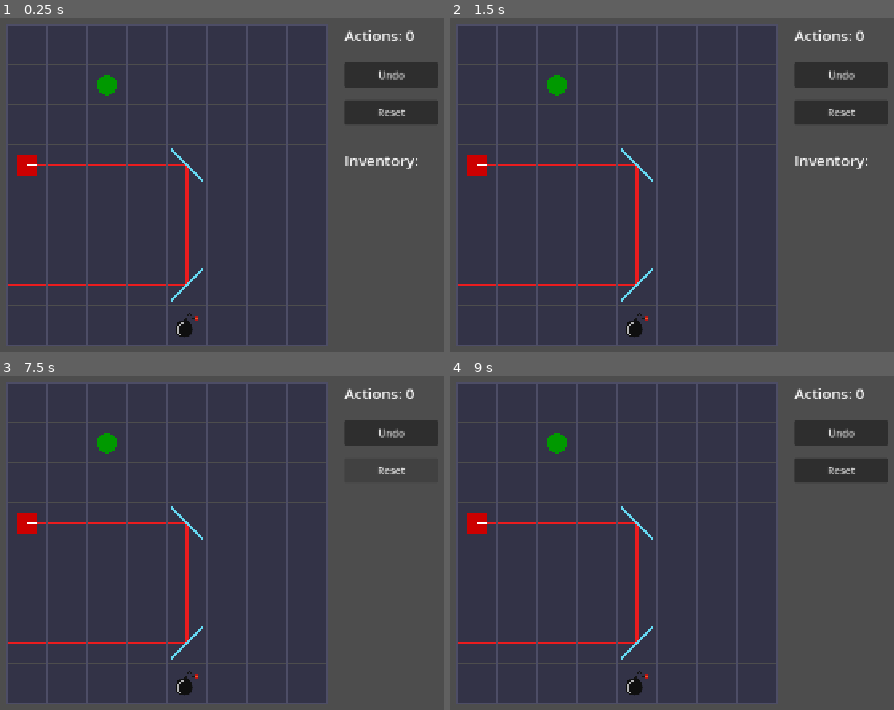
Above: before the commit, frames 1-4 (two rows, left to right).
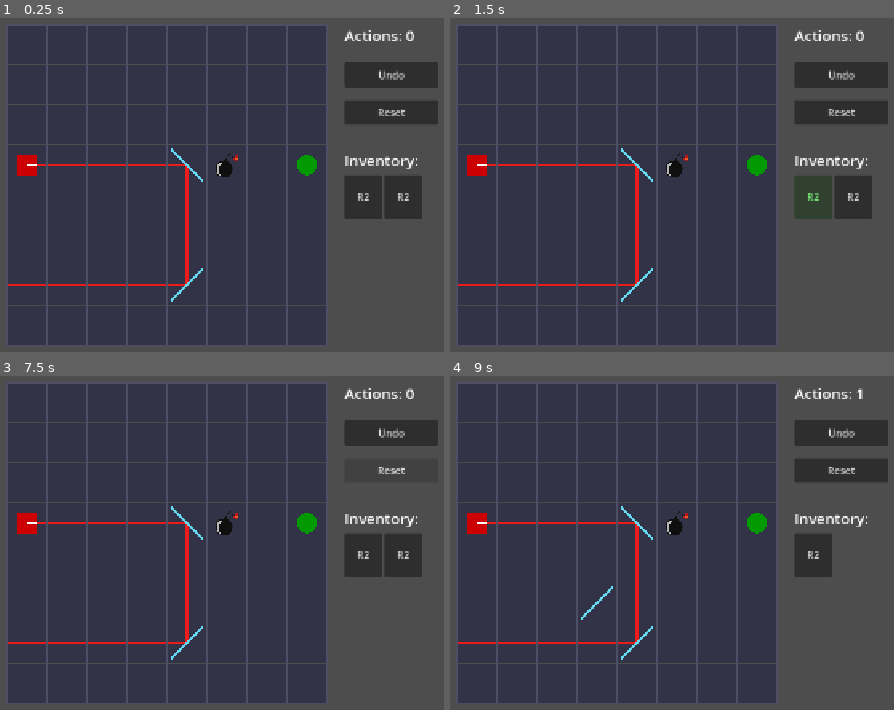
Above: after the commit, the same moments.

Repository: Tortiz-CSUF/laser-mirror-puzzle
Game: Godot game, scene res://Scenes/game_board.tscn
Two runs of this game, one before a commit and one after it. Both use one fixed random seed, a clock stepped at 60 frames per second and the inputs below.
Inputs (mouse positions are in pixels of both pictures, inside the frame that each line leads up to):
- Up to frame 1 (0.25 s): no input
- Up to frame 2 (1.5 s): click "Undo" at 0.5 s; click (814, 198) at 1.25 s, where only the run after the commit has a clickable "R2"
- Up to frame 3 (7.5 s): click (404, 556) at 2 s, where only the run after the commit has a clickable "R2"; click "Undo" at 2.75 s; click (364, 556) at 3.5 s, where only the run after the commit has a clickable "R2"; click (404, 556) at 4.25 s, where only the run after the commit has a clickable "R2"; click "Undo" at 5 s; click (364, 556) at 5.75 s, where only the run after the commit has a clickable "R2"; click (404, 556) at 6.5 s, where only the run after the commit has a clickable "R2"; click "Reset" at 7.25 s
- Up to frame 4 (9 s): move the mouse to (outside the picture) at 8.02 s; click (outside the picture) at 8.17 s; drag from (596, 606) to (716, 673) at 8.77 s

The runs differ from the first frame. In frame 1, 2.9% of the frame differs, in the area x 21-96%, y 17-96%; in frame 2, 2.9%; in frame 3, 3.2%; in frame 4, 2.2%.

Commit message:
laser-mirror-puzzle-Interim_6

Diff:
--- a/Scripts/game_board.gd
+++ b/Scripts/game_board.gd
@@ -84,6 +84,7 @@
 	$UI/ResetButton.pressed.connect(reset_level)
 	$UI/FailPanel/RetryButton.pressed.connect(_on_retry)
 	$UI/WinPanel/MenuButton.pressed.connect(_on_menu)
+	_build_inventory_ui()
 
 func _empty_cell() -> Dictionary:
 	return{
@@ -129,12 +130,25 @@
 	grid[4][6]["slide_min"] = 2
 	grid[4][6]["slide_max"] = 6
 
-	# Goal at (2,1)
-	grid[2][1]["type"] = GameData.PieceType.GOAL
-	grid[2][1]["color_index"] = 0
-
-	# Bomb at (4,7)
-	grid[4][7]["type"] = GameData.PieceType.BOMB
+	# Goal at (7,3)
+	grid[7][3]["type"] = GameData.PieceType.GOAL
+	grid[7][3]["color_index"] = 0
+
+	# Bomb at (5,3)
+	grid[5][3]["type"] = GameData.PieceType.BOMB
+
+	# Placeable mirrors
+	var mirror_a := _empty_cell()
+	mirror_a["type"] = GameData.PieceType.MIRROR_ROTATE_DOUBLE
+	mirror_a["mirror_dir"] = GameData.MirrorDir.NE
+	mirror_a["double_sided"] = true
+
+	var mirror_b := _empty_cell()
+	mirror_b["type"] = GameData.PieceType.MIRROR_ROTATE_DOUBLE
+	mirror_b["mirror_dir"] = GameData.MirrorDir.NW
+	mirror_b["double_sided"] = true
+
+	inventory = [mirror_a, mirror_b]
 
 
 func _draw_tiles():
